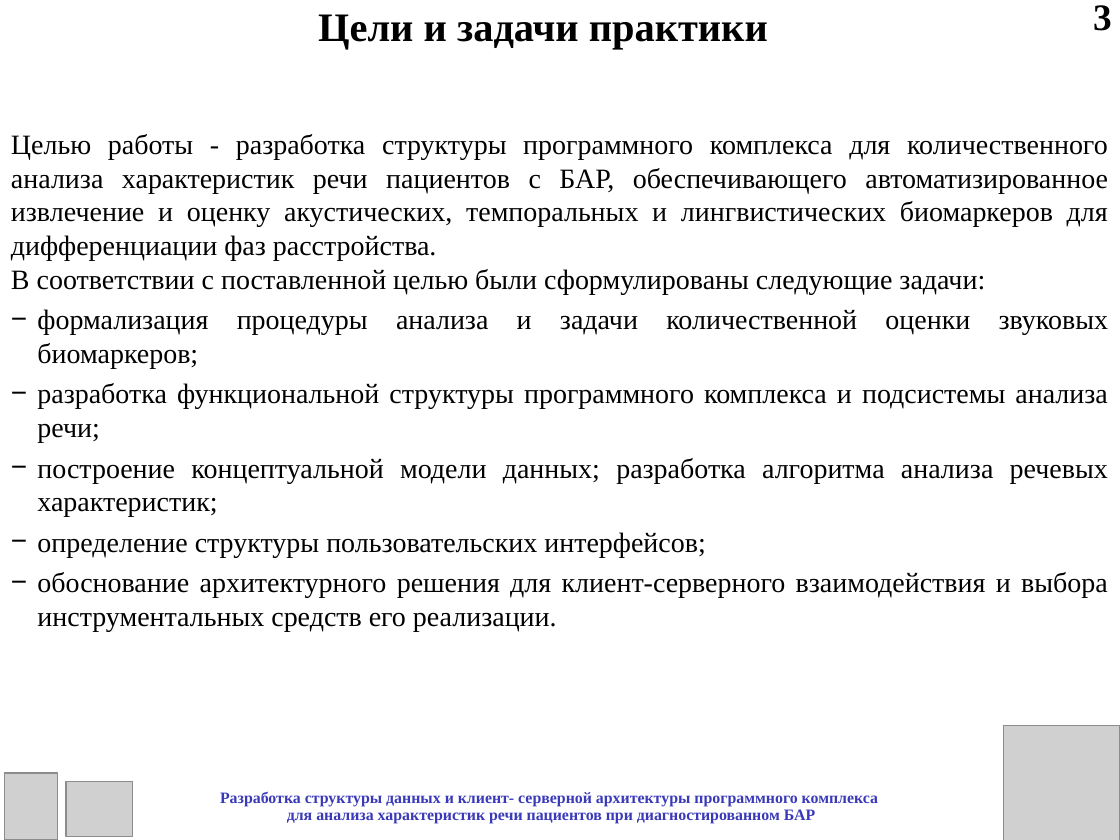
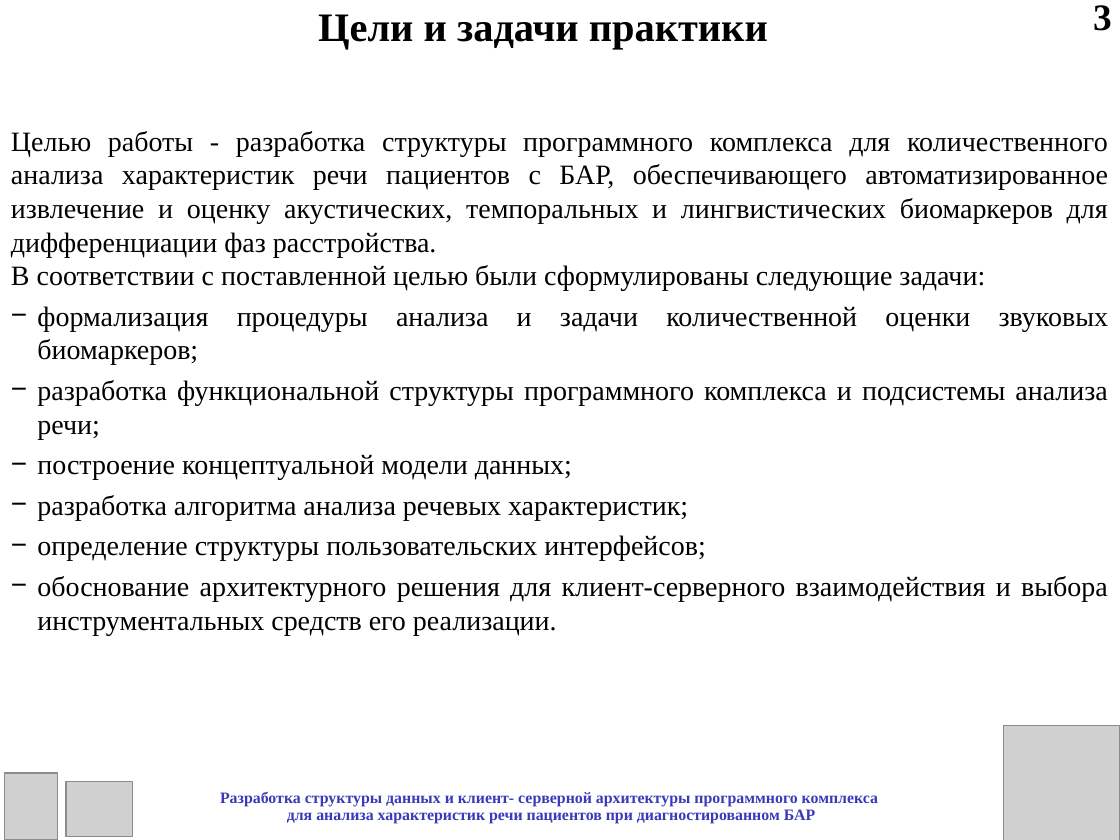
Before and after one commit to leysanSafina/BiomarkerAnalysis, a slide deck: slide 3 of Мониторинг биполярного расстройства/Практика/Сафина_практика_презентация.ppt. Drawn at 1120x840 pixels with LibreOffice and Linux fonts; fonts in the diff are those of the drawing; grey boxes stand for pictures. Boxes give left, top, right and bottom in pixels: in the first picture for what was removed or moved away, otherwise in the second. Text is boxed around its words. In the diff, an @@ line names an element or a change of style, - is before the commit and + after.

```diff
--- a/Мониторинг биполярного расстройства/Практика/Сафина_практика_презентация.ppt
+++ b/Мониторинг биполярного расстройства/Практика/Сафина_практика_презентация.ppt
@@ text at [37, 454, 688, 520]: text changed @@
-− построение концептуальной модели данных; разработка алгоритма анализа речевых характеристик;
+− построение концептуальной модели данных;
+− разработка алгоритма анализа речевых характеристик;
```
Also in this commit, not shown: 12 other slides changed, 7 slides added, 8 other files.
